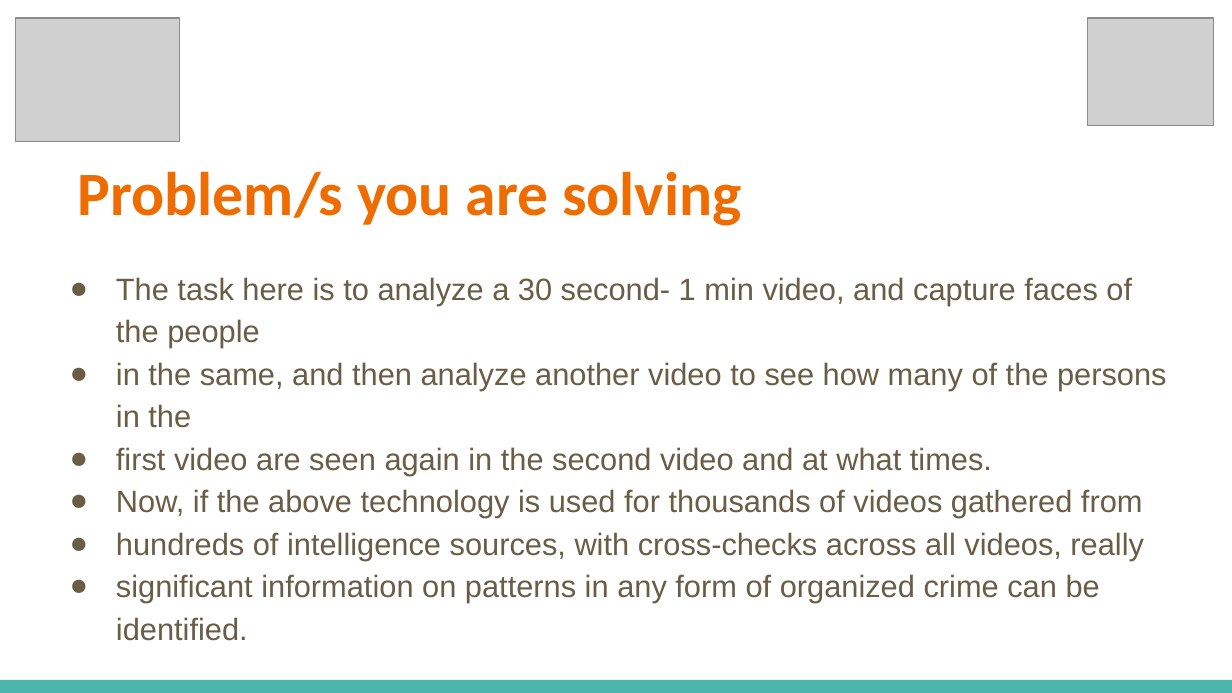
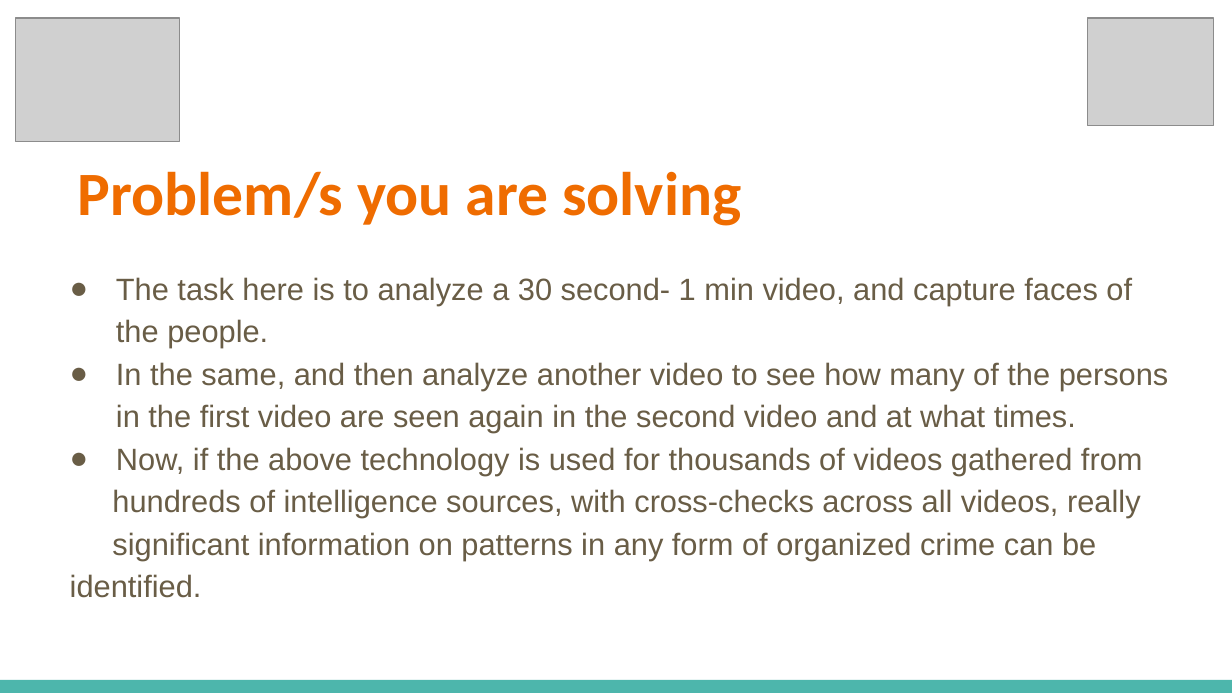
Before and after one commit to InternityFoundation/Code_Geas_3008, a slide deck: slide 3 of Create-a-thon pitch deck template (1).pptx. Drawn at 1232x693 pixels with LibreOffice and Linux fonts; fonts in the diff are those of the drawing; grey boxes stand for pictures. Boxes give left, top, right and bottom in pixels: in the first picture for what was removed or moved away, otherwise in the second. Text is boxed around its words. In the diff, an @@ line names an element or a change of style, - is before the commit and + after.

Commit message:
done

```diff
--- a/Create-a-thon pitch deck template (1).pptx
+++ b/Create-a-thon pitch deck template (1).pptx
@@ text at [116, 277, 1169, 433]: text changed @@
-● The task here is to analyze a 30 second- 1 min video, and capture faces of the people
-● in the same, and then analyze another video to see how many of the persons in the
-● first video are seen again in the second video and at what times.
+● The task here is to analyze a 30 second- 1 min video, and capture faces of the people.
+● In the same, and then analyze another video to see how many of the persons in the first video are seen again in the second video and at what times.
@@ text at [70, 489, 1141, 598]: bullet ● to none @@
```
Also in this commit, not shown: 3 other slides changed.
